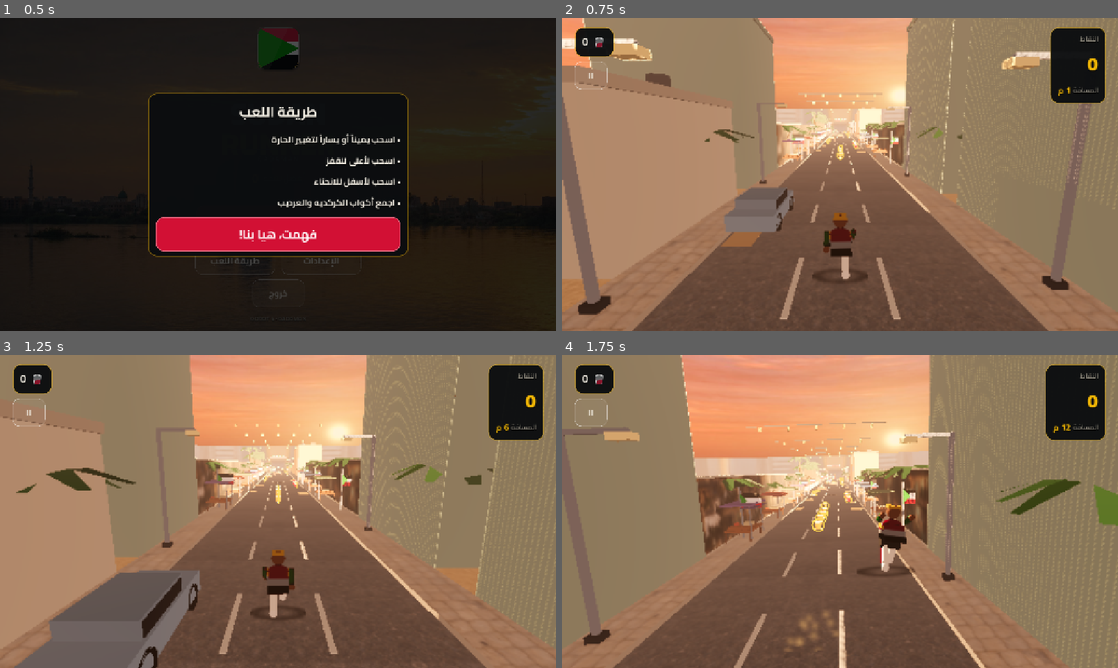
Above: before the commit, frames 1-4 (two rows, left to right).
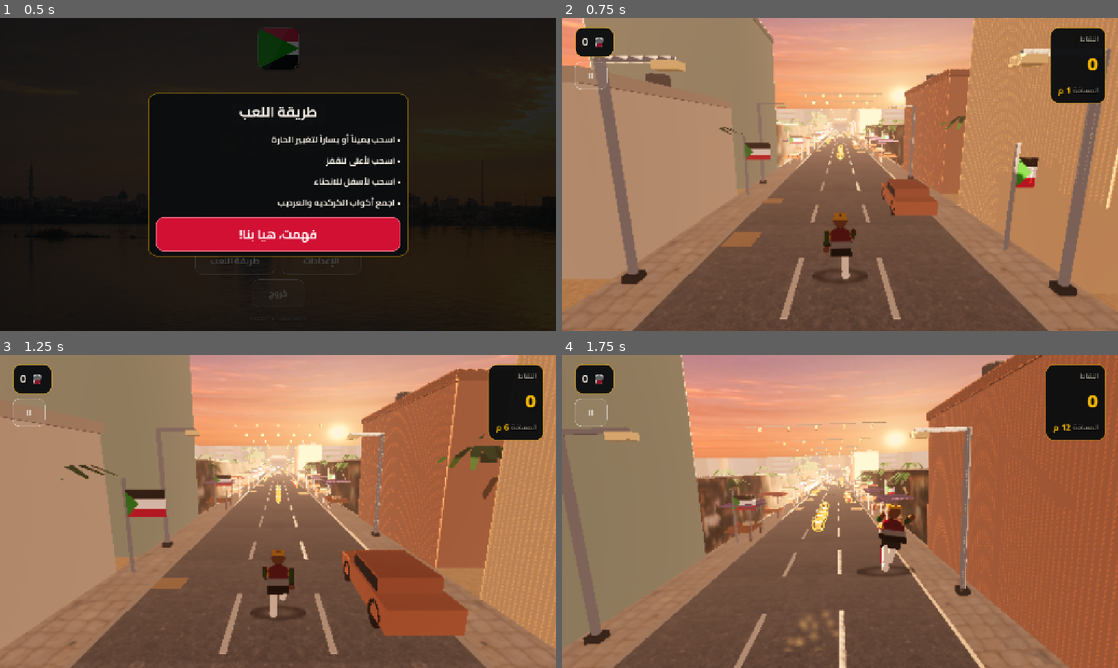
Above: after the commit, the same moments.

Repository: azmifatahi/gadaman
Game: Godot game, scene res://scenes/main.tscn
Two runs of this game, one before a commit and one after it. Both use one fixed random seed, a clock stepped at 60 frames per second and the inputs below.
Inputs (mouse positions are in pixels of both pictures, inside the frame that each line leads up to):
- Up to frame 1 (0.5 s): no input
- Up to frame 2 (0.75 s): click "ابدأ الجري" at 0.5 s
- Up to frame 3 (1.25 s): no input
- Up to frame 4 (1.75 s): move the mouse to (962, 495) at 1.27 s; hold Right (move_right) from 1.28 s (still down); tap Down (slide) at 1.35 s; click (962, 495) at 1.42 s; tap Up (jump) at 1.52 s

Frame 1 is identical in both runs. In frame 2, 32% of the frame differs, in the area x 0-100%, y 0-95%; in frame 3, 37%, in the area x 2-100%, y 0-100%; in frame 4, 31%.

Commit message:
art(1.3.0): clouds squeezed down to the visible sky band, finer acacia leaves [shots]
The chase camera only sees the bottom ~25 % of the sky dome, so the photo's
clouds all sat above the top of the frame and the sky read as a flat gradient.
A gamma row warp compresses the cloud field towards the horizon, which is also
physically what a low sun looks like.

The acacia's 13 broad blades read as green shards at 3-4 m; the crown is now
32 narrow leaflet clusters in two tiers.

Co-authored-by: arena-agent <297053741+arena-agent@users.noreply.github.com>

Diff:
--- a/scripts/world/segment_builder.gd
+++ b/scripts/world/segment_builder.gd
@@ -358,23 +358,34 @@
 		MeshKit.add_quad(st, base + Vector3(0, h * 0.55, 0),
 				base + Vector3(0.13, h * 0.55, 0.13), tip + Vector3(0.13, 0, 0.13), tip,
 				Color("#6b5238"))
-	var crown := h + 0.35
-	var spread := rng.randf_range(1.9, 2.9)
-	var leaves := 13
+	var crown := h + 0.55
+	var spread := rng.randf_range(1.5, 2.3)
+	# Many small, narrow leaflet clusters rather than a few big blades: at 3-4 m
+	# from the chase camera a 1.4 m leaf reads as a shard, not a tree.
+	var leaves := 22
 	for i in leaves:
-		var a := TAU * float(i) / float(leaves) + rng.randf_range(-0.16, 0.16)
+		var a := TAU * float(i) / float(leaves) + rng.randf_range(-0.12, 0.12)
 		var dir := Vector3(cos(a), 0.0, sin(a))
-		var len := spread * rng.randf_range(0.75, 1.15)
-		var droop := rng.randf_range(0.18, 0.55)
-		var mid := base + Vector3(0, crown + 0.25, 0) + dir * (len * 0.45)
-		var tip := base + Vector3(0, crown - droop, 0) + dir * len
-		var perp := Vector3(-dir.z, 0.0, dir.x) * rng.randf_range(0.34, 0.55)
-		# Alternate the two greens so the crown has depth instead of one flat tone.
+		var arm := spread * rng.randf_range(0.55, 1.0)
+		var droop := rng.randf_range(0.12, 0.6)
+		var mid := base + Vector3(0, crown + 0.30, 0) + dir * (arm * 0.5)
+		var tip := base + Vector3(0, crown - droop, 0) + dir * arm
+		var perp := Vector3(-dir.z, 0.0, dir.x) * rng.randf_range(0.16, 0.26)
 		var col: Color = PALETTE["leaf"] if i % 3 else PALETTE["leaf_dark"]
-		MeshKit.add_quad(st, mid - perp, mid + perp, tip + perp * 0.35, tip - perp * 0.35,
-				col.darkened(rng.randf_range(0.0, 0.12)))
+		MeshKit.add_quad(st, mid - perp, mid + perp, tip + perp * 0.4, tip - perp * 0.4,
+				col.darkened(rng.randf_range(0.0, 0.14)))
+	# A second, tighter tier above fills the crown silhouette.
+	for i in 10:
+		var a := TAU * float(i) / 10.0 + 0.3
+		var dir := Vector3(cos(a), 0.0, sin(a))
+		var arm := spread * 0.5 * rng.randf_range(0.7, 1.1)
+		var mid := base + Vector3(0, crown + 0.95, 0) + dir * (arm * 0.5)
+		var tip := base + Vector3(0, crown + 0.55, 0) + dir * arm
+		var perp := Vector3(-dir.z, 0.0, dir.x) * 0.15
+		MeshKit.add_quad(st, mid - perp, mid + perp, tip + perp * 0.4, tip - perp * 0.4,
+				PALETTE["leaf"].darkened(0.08))
 	# Dark core under the leaves fills the gap when seen from below.
-	MeshKit.add_cylinder(st, base + Vector3(0, crown - 0.35, 0), spread * 0.42, 0.45,
+	MeshKit.add_cylinder(st, base + Vector3(0, crown - 0.25, 0), spread * 0.34, 0.35,
 			PALETTE["leaf_dark"].darkened(0.15), 7)
 
 
Binary file changed: assets/textures/sky_khartoum.jpg
Not shown, changed: tools/build_textures.py
